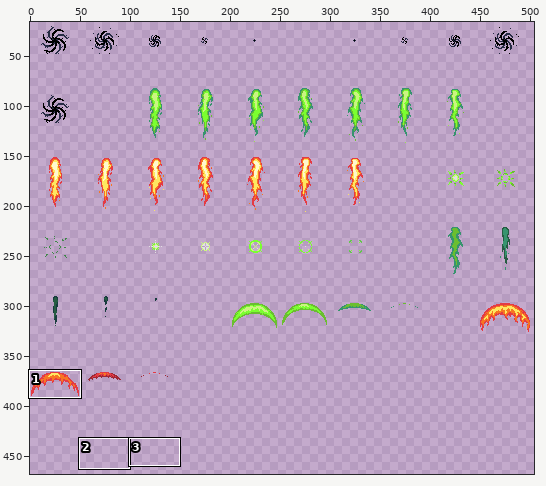
Two states of a sprite sheet, Nevermore Unity Project/Assets/Art Assets/Alex/Projectile Effects/magiceffects.png. The picture above shows the old version from afar; the outline marks the close-up.
Close-up. Before:
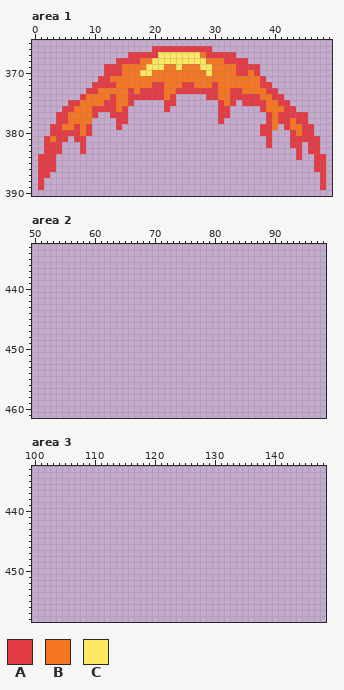
The file is 512x512 pixels. Shown: area 1: x 0..49, y 365..390; area 2: x 50..98, y 433..461; area 3: x 100..148, y 433..458. The wide view leaves out empty margins. The commit also changed other parts of the picture, which this record leaves out.
Palette (. is transparent): A #e43b44  B #f77622  C #fee761
Pixels before, area 1, first column x 1:
366 ...................AAAAAAAAAA...................
367 ...............AAAAACCCCCCCBAAAAA...............
368 .............AAAABBCCCCCCCCCBBBAAAA.............
369 ...........AAABBBBCCCBBCBBBCCBBBBAAAA...........
370 ...........AAABBBCCBBBBBBBBBCBBBBAABA...........
371 ..........AABBBBBBBBBBBBBBBBBBBBBBBBBA..........
372 .........AAAABBBBBBAABBBAABBBABBBBBBBAA.........
373 ........AABBBBBABAAAABBAAAAAAABBAABBBBAA........
374 .......ABBBBABBAAAAAABA.....AABBAAAAABBAA.......
375 .....AABBBBAABBA.....AA.......ABA.AAAABBAA......
376 ....AABBBAAAABA......A........AA.....ABBBAA.....
377 ...AABBBBA..AAA...............AA......ABAAAAA...
378 ...AABBBB....AA...............A.......ABAABAA...
379 ..AABBABA....A.......................AAB.ABBAA..
380 ..AAAAABA............................AA...ABAA..
381 .ABAA.AA..............................A...AAAAA.
382 .AAA...A..............................A...AA.AA.
383 .AAA...A...................................A.AA.
384 AAA........................................A..AA
385 AAA...........................................AA
386 AAA...........................................AA
387 AA.............................................A
388 A..............................................A
389 A..............................................A
And afterwards:
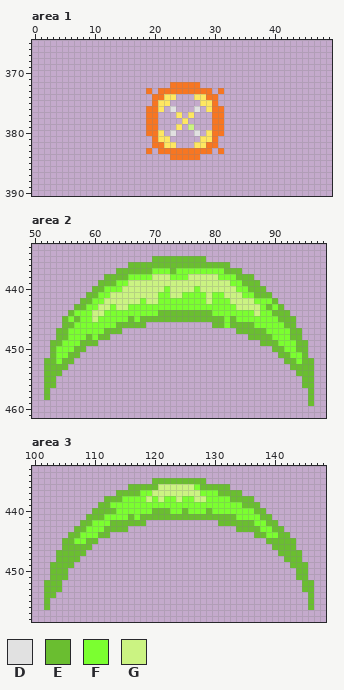
Colours new in this view: D #e1e1e1  E #6abe30  F #7bff30  G #cbf382
Diff:
Area 1:
y 366: x 20..29 AAAAAAAAAA -> ..........
y 367: x 16..33 AAAAACCCCCCCBAAAAA -> ..................
y 368: x 14..35 AAAABBCCCCCCCCCBBBAAAA -> ......................
y 369: x 12..37 AAABBBBCCCBBCBBBCCBBBBAAAA -> ..........................
y 370: x 12..37 AAABBBCCBBBBBBBBBCBBBBAABA -> ..........................
y 371: x 11..38 AABBBBBBBBBBBBBBBBBBBBBBBBBA -> ............................
y 372: x 10..22 AAAABBBBBBAAB -> .............; x 25..26 AA -> BB; x 28..39 BBABBBBBBBAA -> ............
y 373: x 9..21 AABBBBBABAAAA -> ..........B.B; x 24..30 AAAAAAA -> BBBBBB.; x 32..40 BAABBBBAA -> .........
y 374: x 8..23 ABBBBABBAAAAAABA -> ............BBCC; x 27..41 ..AABBAAAAABBAA -> CCBB...........
y 375: x 6..16 AABBBBAABBA -> ...........; x 20..23 ..AA -> BCC.; x 28..33 ...ABA -> CCB...; x 35..42 AAAABBAA -> ........
y 376: x 5..15 AABBBAAAABA -> ...........; x 19..23 ...A. -> BBC.D; x 27 . -> D; x 29..32 ..AA -> CBB.; x 38..43 ABBBAA -> ......
y 377: x 4..10 AABBBBA -> .......; x 13..15 AAA -> ...; x 19..20 .. -> BB; x 24 . -> C; x 26 . -> C; x 30..32 .AA -> BB.; x 39..45 ABAAAAA -> .......
y 378: x 4..9 AABBBB -> ......; x 14..15 AA -> ..; x 19..20 .. -> BB; x 25 . -> C; x 30..31 .A -> BB; x 39..45 ABAABAA -> .......
y 379: x 3..9 AABBABA -> .......; x 14 A -> .; x 19..20 .. -> BB; x 24 . -> C; x 26 . -> G; x 30..31 .. -> BB; x 38..40 AAB -> ...; x 42..46 ABBAA -> .....
y 380: x 3..9 AAAAABA -> .......; x 19..21 ... -> BBC; x 23 . -> D; x 27 . -> D; x 29..31 ... -> CBB; x 38..39 AA -> ..; x 43..46 ABAA -> ....
y 381: x 2..5 ABAA -> ....; x 7..8 AA -> ..; x 20..22 ... -> BCC; x 28..30 ... -> CCB; x 39 A -> .; x 43..47 AAAAA -> .....
y 382: x 2..4 AAA -> ...; x 8 A -> .; x 20..23 .... -> BBCC; x 27..30 .... -> CCBB; x 39 A -> .; x 43..44 AA -> ..; x 46..47 AA -> ..
y 383: x 2..4 AAA -> ...; x 8 A -> .; x 19 . -> B; x 21..29 ......... -> BBBBBBBBB; x 31 . -> B; x 44 A -> .; x 46..47 AA -> ..
y 384: x 1..3 AAA -> ...; x 23..27 ..... -> BBBBB; x 44 A -> .; x 47..48 AA -> ..
y 385..386: x 1..3 AAA -> ...; x 47..48 AA -> ..
y 387: x 1..2 AA -> ..; x 48 A -> .
y 388..389: x 1 A -> .; x 48 A -> .
Area 2:
y 435: x 70..78 ......... -> EEEEEEEEE
y 436: x 66..82 ................. -> EEEEEEEEEEEEEEEEE
y 437: x 64..84 ..................... -> EEEEEEFFFEFFFFFFFFEEE
y 438: x 62..86 ......................... -> EEEEFFFFGGGFFFGGGGGFFFEEE
y 439: x 61..87 ........................... -> EEEFFGGGGGGGGGGGGGGGGGFFEEE
y 440: x 60..88 ............................. -> EEFFFGGGGGGGFGGGGFGGGGGGFFEEE
y 441: x 59..89 ............................... -> EEFFGGGGGGGGFFGGFFFFGFFGGGFFEEE
y 442: x 58..90 ................................. -> EEFFGGGGGGFGGFFFFFFFFGFFFGGGGFFFE
y 443: x 57..91 ................................... -> EEFFGGFGGFFFFFFFFFFFFFFFFFFGGGGFEFE
y 444: x 56..92 ..................................... -> EFFFGGFFFFFFFFFEEEEEEEEEFFFFFFFGFFEEE
y 445: x 55..93 ....................................... -> EFEFFGFFFFFEFEEEEEEEEEEEEEEFEFFFFFFFEEE
y 446: x 55..68 .............. -> EEFFFFFFFEEEEE; x 80..93 .............. -> EEFEEEEFFFFFEE
y 447: x 54..64 ........... -> EEFFFFFFEEE; x 84..94 ........... -> EEEEEFFFFEE
y 448: x 54..62 ......... -> EEFFFEFEE; x 86..94 ......... -> EEEEFFFEE
y 449: x 53..60 ........ -> EEFFFEEE; x 88..95 ........ -> EEEFFFEE
y 450: x 53..58 ...... -> EFFFEE; x 90..95 ...... -> EEFFEE
y 451: x 53..57 ..... -> EFFEE; x 91..95 ..... -> EEFFE
y 452: x 52..56 ..... -> EEFEE; x 92..96 ..... -> EEFEE
y 453: x 52..55 .... -> EEEE; x 93..96 .... -> EEEE
y 454: x 52..54 ... -> EEE; x 94..96 ... -> EEE
y 455..456: x 52..53 .. -> EE; x 95..96 .. -> EE
y 457..458: x 52 . -> E; x 96 . -> E
y 459: x 96 . -> E
Area 3:
y 435: x 120..128 ......... -> EEEEEEEEE
y 436: x 116..132 ................. -> EEEEEGGGGGGFEEEEE
y 437: x 114..134 ..................... -> EEEEFFGGGGGGGGFFFEEEE
y 438: x 112..136 ......................... -> EEEFFFFGFGFFGFFGGFFFFEEEE
y 439: x 111..137 ........................... -> EEFFFFFFFFFFFFFFFFFFFFFFEEE
y 440: x 110..138 ............................. -> EEEEFFFFFFEEEFFEFFFEFFFFFFFEE
y 441: x 109..139 ............................... -> EEEFFFFEFEEEEEEEEEEEEEEEEFFFFEE
y 442: x 108..118 ........... -> EEFFFEEEEEE; x 131..140 .......... -> EEEEEEFFEE
y 443: x 107..115 ......... -> EEFFFEEEE; x 134..141 ........ -> EEEEFFEE
y 444: x 106..112 ....... -> EEFFFEE; x 137..142 ...... -> EEFFEE
y 445: x 105..110 ...... -> EEFFEE; x 139..143 ..... -> EEEEE
y 446: x 105..109 ..... -> EEEEE; x 140..143 .... -> EEEE
y 447: x 104..108 ..... -> EEEEE; x 141..144 .... -> EEEE
y 448: x 104..107 .... -> EEEE; x 142..144 ... -> EEE
y 449: x 103..106 .... -> EEEE; x 143..145 ... -> EEE
y 450..451: x 103..105 ... -> EEE; x 144..145 .. -> EE
y 452..453: x 102..104 ... -> EEE; x 145..146 .. -> EE
y 454: x 102..103 .. -> EE; x 146 . -> E
y 455..456: x 102 . -> E; x 146 . -> E
